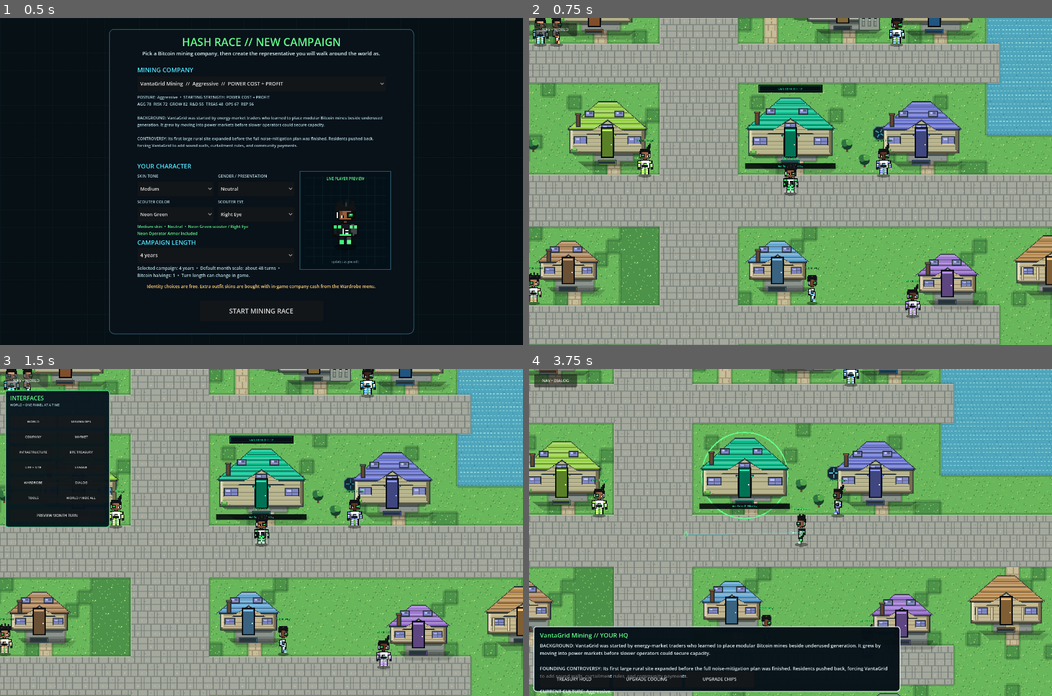
Above: before the commit, frames 1-4 (two rows, left to right).
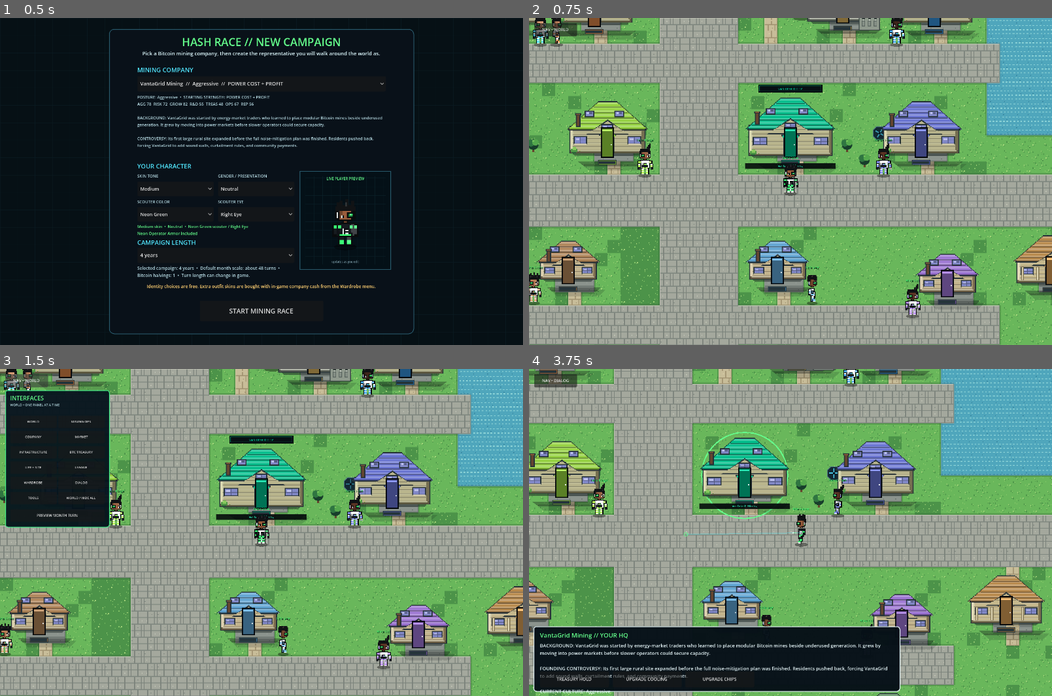
Above: after the commit, the same moments.

Repository: 1freetech/HashRace
Game: Godot game, scene res://scenes/campaign_setup.tscn
The game is run twice, just before and just after one commit, with the same random seed, the same clock (stepped at 60 frames per second) and the same inputs.
Inputs (mouse positions are in pixels of both pictures, inside the frame that each line leads up to):
- Up to frame 1 (0.5 s): no input
- Up to frame 2 (0.75 s): click "START MINING RACE" at 0.5 s
- Up to frame 3 (1.5 s): click "NAV • WORLD" at 1.25 s
- Up to frame 4 (3.75 s): click "WORLD" at 2 s; tap Enter (ui_accept) at 2.75, 3.02 s; move the mouse to (905, 516) at 2.77 s; hold D 2.78-3.5 s; tap E at 2.85 s; click (905, 516) at 2.92 s; drag from (685, 548) to (764, 597) at 3.52 s

Frame 1 is identical in both runs. In frame 2, 1.0% of the frame differs, in the area x 0-100%, y 0-92%; in frame 3, 0.9%; in frame 4, 1.1%, in the area x 0-100%, y 0-100%.

Commit message:
wire live world to v0.105 quality layer

Diff:
--- a/Godot/scenes/world.tscn
+++ b/Godot/scenes/world.tscn
@@ -1,7 +1,7 @@
 [gd_scene load_steps=3 format=3]
 
-; Release inheritance compatibility: world_v104.gd -> world_v103.gd -> world_v102.gd -> world_v101.gd -> world_v100.gd -> world_v099.gd -> world_v098.gd -> world_v097.gd -> world_v096.gd -> world_v095.gd -> world_v094.gd -> world_v093.gd -> world_v092.gd -> world_v091.gd -> world_v090.gd -> world_v089.gd -> world_v088.gd -> world_v087.gd -> prior gameplay stack. v0.104 adds curtailed mining hashrate to power-shortfall turn guidance.
-[ext_resource path="res://scripts/world_v104.gd" type="Script" id="1_world"]
+; Release inheritance compatibility: world_v105.gd -> world_v104.gd -> world_v103.gd -> world_v102.gd -> world_v101.gd -> world_v100.gd -> world_v099.gd -> world_v098.gd -> world_v097.gd -> world_v096.gd -> world_v095.gd -> world_v094.gd -> world_v093.gd -> world_v092.gd -> world_v091.gd -> world_v090.gd -> world_v089.gd -> world_v088.gd -> world_v087.gd -> prior gameplay stack. v0.105 improves power-risk clarity and removes redundant terrain-edge overdraw.
+[ext_resource path="res://scripts/world_v105.gd" type="Script" id="1_world"]
 [ext_resource path="res://scripts/live_treasury_controls.gd" type="Script" id="2_treasury"]
 
 [node name="HashRaceRPGStrategyWorld" type="Node2D"]
